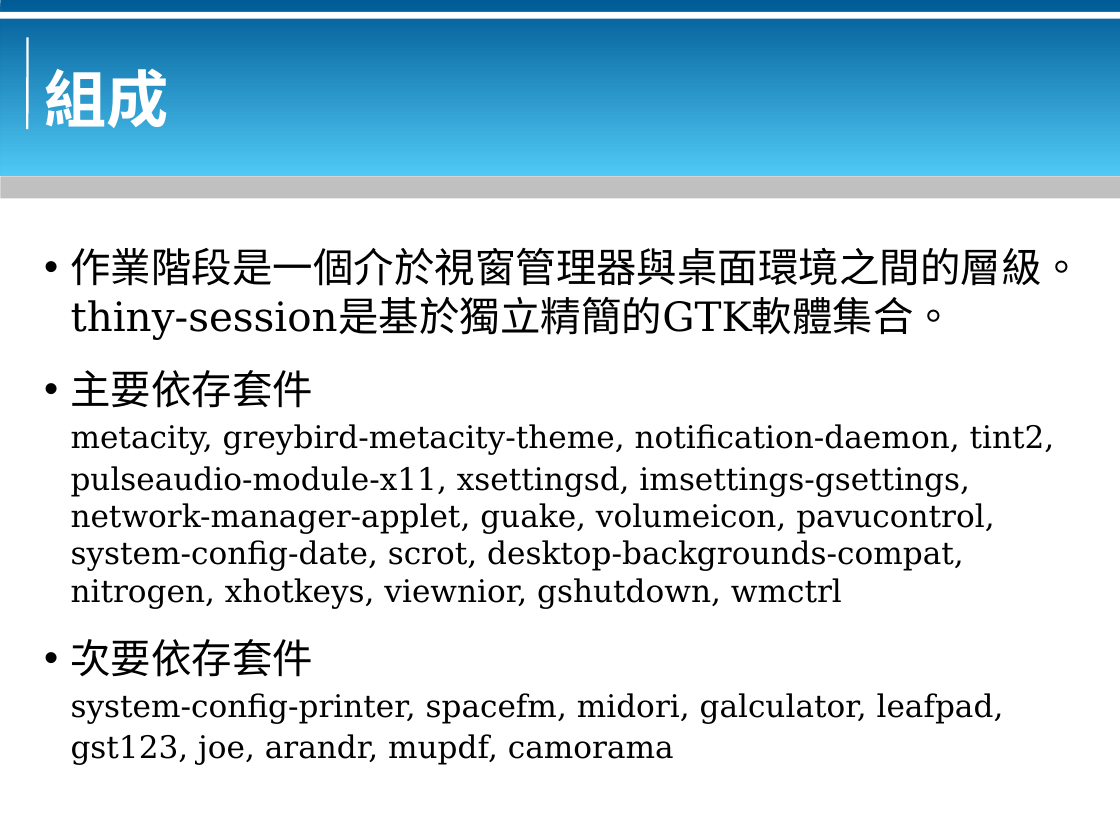
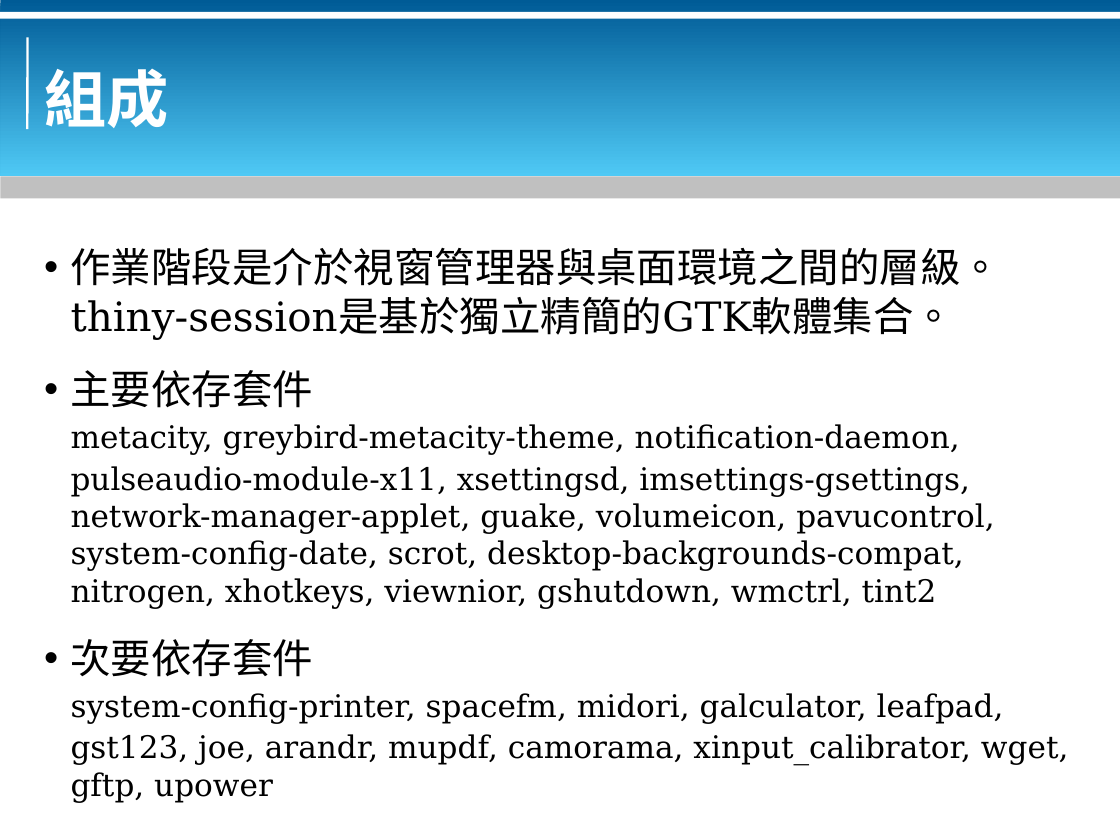
Before and after one commit to bluebat/.presentations, a slide deck: slide 3 of a-thin-and-tiny-session-for-x-window.odp. Drawn at 1120x840 pixels with LibreOffice and Linux fonts; fonts in the diff are those of the drawing; background and template pictures are left out. Boxes give left, top, right and bottom in pixels: in the first picture for what was removed or moved away, otherwise in the second. Text is boxed around its words. In the diff, an @@ line names an element or a change of style, - is before the commit and + after.

```diff
--- a/a-thin-and-tiny-session-for-x-window.odp
+++ b/a-thin-and-tiny-session-for-x-window.odp
@@ text at [71, 248, 1002, 340]: text changed @@
-• 作業階段是一個介於視窗管理器與桌面環境之間的層級。thiny-session是基於獨立精簡的GTK軟體集合。
+• 作業階段是介於視窗管理器與桌面環境之間的層級。 thiny-session是基於獨立精簡的GTK軟體集合。
@@ text at [71, 424, 994, 608]: text changed @@
-metacity, greybird-metacity-theme, notification-daemon, tint2,
-pulseaudio-module-x11, xsettingsd, imsettings-gsettings, network-manager-applet, guake, volumeicon, pavucontrol, system-config-date, scrot, desktop-backgrounds-compat, nitrogen, xhotkeys, viewnior, gshutdown, wmctrl
+metacity, greybird-metacity-theme, notification-daemon,
+pulseaudio-module-x11, xsettingsd, imsettings-gsettings, network-manager-applet, guake, volumeicon, pavucontrol, system-config-date, scrot, desktop-backgrounds-compat, nitrogen, xhotkeys, viewnior, gshutdown, wmctrl, tint2
@@ text at [71, 734, 1068, 802]: text changed @@
-gst123, joe, arandr, mupdf, camorama
+gst123, joe, arandr, mupdf, camorama, xinput_calibrator, wget, gftp, upower
```
Also in this commit, not shown: 1 other slide changed, 6 other files.
